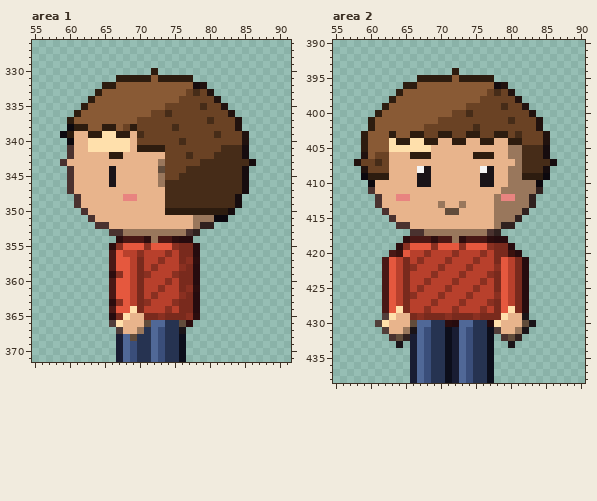
Pixel-art file: hollow-acre/2d/tools/px/ase/farmer_hoe.ase. The picture above is the old version.
432x1600 pixels, 1 frame. Colours within 5 levels of each other are drawn and written as one. Shown: area 1: x 55..91, y 326..371; area 2: x 55..90, y 390..438. The commit also changed other parts of the picture, which this record leaves out.
Now the later version:
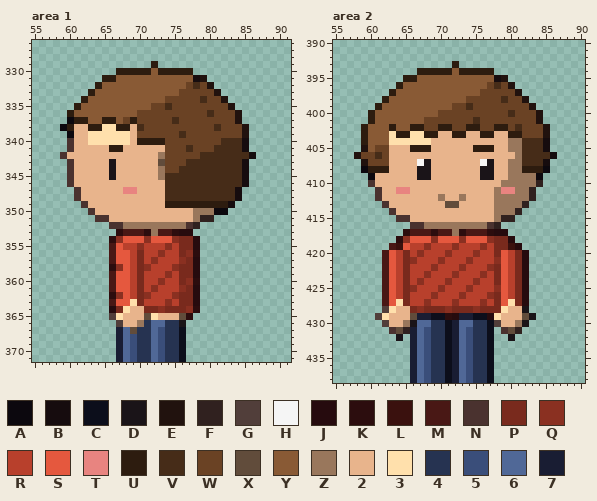
Palette (. is transparent): A #0c080e  B #160c0e  C #0c0e1b  D #1a1418  E #21120e  F #30211f  G #513e3a  H #f5f5f5  J #260b0e  K #2c0d0e  L #3a110e  M #491815  N #4a322f  P #792a1d  Q #8a3021  R #b8402c  S #e5583e  T #e88480  U #2d1c0f  V #462c18  W #6a4224  X #614c3b  Y #895a35  Z #99775c  2 #e8b48c  3 #ffe0ac  4 #263351  5 #3a4e7a  6 #506897  7 #191d33
Diff:
--- area 1, layer "sheet"
@@ x 55..91 @@
 328 .....................................
-329 .....................................
-330 .................U...................
-331 ............UUUUUYUUUUU..............
-332 ..........UUYYYYYYYYYYYBE............
-333 .........UYYYYYYYYYYYYWVWE...........
-334 ........UYYYYYYYYYYYYWWWWWE..........
-335 .......UYYYYYYYYYYYWWWWWVWWE.........
-336 ......UYYYYYYYYYYWWVWWWWWWWWE........
-337 .....UYYYYYYYYYWWWWWWWWWWVWWWE.......
-338 .....AUUYYUUYWUWWWWWVWWWWWWWWE.......
-339 ....AU22UU33UU2VWWWWWWWWWWVWWWE......
-340 .....A223333332WWWWWWVWWWWWWWWE......
-341 .....N223333332UUUUWWWWWWWWVVVB......
-342 .....N22222UU222222WWWVWWWVVVVB......
-343 ....N2222222222222ZWWWWWVVVVVVVB.....
-344 .....N22222D222222XWWWVVVVVVVVB......
-345 .....N22222D222222ZWWVVVVVVVVVB......
-346 .....N22222D222222ZVVVVVVVVVVVB......
-347 .....N2222222222222VVVVVVVVVVVB......
-348 ......N222222TT2222VVVVVVVVVVB.......
-349 ......N222222222222VVVVVVVVVVB.......
-350 .......N22222222222UUUUUUUUUB........
-351 ........N22222222222222ZZZAA.........
-352 .........NN222222222222ZFF...........
-353 ...........NNZZZZZZZZZNF.............
-354 ............KMMMKZMMKJJ..............
-355 ...........KQSSSQSSSQPPJ.............
-356 ...........MSRRQRRRQRPPJ.............
-357 ...........MSSRPRRQRRPQK.............
-358 ...........MSSRPRQRRRQPJ.............
-359 ...........KQSRPQRRRQPPJ.............
-360 ...........MSSRPRRRQRPPJ.............
-361 ...........MSSRPRRQRRPQK.............
-362 ...........MSSRPRQRRRQPJ.............
-363 ...........KQSRPQRRRQPPJ.............
-364 ...........MSS3PRRRQRPPJ.............
-365 ...........JP322PPQPPPQK.............
-366 ...........G3222X6644XK..............
-367 ............G22Z46544D...............
-368 ............76X446544C...............
+329 .................U...................
+330 ............UUUUUYUUUUU..............
+331 ..........UUYYYYYYYYYYYBE............
+332 .........UYYYYYYYYYYYYWVWE...........
+333 ........UYYYYYYYYYYYYWWWWWE..........
+334 .......UYYYYYYYYYYYWWWWWVWWE.........
+335 ......UYYYYYYYYYYWWVWWWWWWWWE........
+336 .....UYYYYYYYYYWWWWWWWWWWVWWWE.......
+337 .....AUUYYUUYWUWWWWWVWWWWWWWWE.......
+338 ....AU22UU33UU2VWWWWWWWWWWVWWWE......
+339 .....A223333332WWWWWWVWWWWWWWWE......
+340 .....N223333332UUUUWWWWWWWWVVVB......
+341 .....N22222UU222222WWWVWWWVVVVB......
+342 ....N2222222222222ZWWWWWVVVVVVVB.....
+343 .....N22222D222222XWWWVVVVVVVVB......
+344 .....N22222D222222ZWWVVVVVVVVVB......
+345 .....N22222D222222ZVVVVVVVVVVVB......
+346 .....N2222222222222VVVVVVVVVVVB......
+347 ......N222222TT2222VVVVVVVVVVB.......
+348 ......N222222222222VVVVVVVVVVB.......
+349 .......N22222222222UUUUUUUUUB........
+350 ........N22222222222222ZZZAA.........
+351 .........NN222222222222ZFF...........
+352 ...........NNZZZZZZZZZNF.............
+353 ............KMMMKZMMKJJ..............
+354 ...........KQSSSQSSSQPPJ.............
+355 ...........MSRRQRRRQRPPJ.............
+356 ...........MSSRPRRQRRPQK.............
+357 ...........MSSRPRQRRRQPJ.............
+358 ...........KQSRPQRRRQPPJ.............
+359 ...........MSSRPRRRQRPPJ.............
+360 ...........MSSRPRRQRRPQK.............
+361 ...........MSSRPRQRRRQPJ.............
+362 ...........KQSRPQRRRQPPJ.............
+363 ...........MSS3PRRRQRPPJ.............
+364 ...........JP322PPQPPPQK.............
+365 ...........G3222X3222XK..............
+366 ............G22Z46644D...............
+367 ............76X446544C...............
+368 ............765446544C...............
 369 ............765446544C...............
--- area 2, layer "sheet"
@@ x 55..90 @@
 392 ....................................
-393 ....................................
-394 .................U..................
-395 ............UUUUUYUUUUU.............
-396 ..........UUYYYYYYYYYYYBE...........
-397 .........UYYYYYYYYYYYYWVWE..........
-398 ........UYYYYYYYYYYYYWWWWWE.........
-399 .......UYYYYYYYYYYYWWWWWVWWE........
-400 ......UYYYYYYYYYYWWVWWWWWWWWE.......
-401 .....UYYYYYYYYYWWWWWWWWWWVWWWE......
-402 .....UYYYYYYYWWWWWWWVWWWWWWWWE......
-403 ....UYYYUYYUUWWUUWWUUWWUUWVWWWE.....
-404 ....UYYY3UU33UU22UU22UU22UUWWWE.....
-405 ....UYYY33333322222222222ZZVVVB.....
-406 ....EYWW222UUU222222UUU22ZZVVVB.....
-407 ...EWWVW222222222222222222ZVVVVB....
-408 ....EWWW2222HD2222222HD22ZZVVVB.....
-409 ....AUUU2222DD2222222DD22ZZUUUA.....
-410 .....A222222DD2222222DD22ZZZZA......
-411 .....N222222222222222222ZZZZZF......
-412 ......N22TT222222222222ZTTZZF.......
-413 ......N22222222Z22Z2222ZZZZZF.......
-414 .......N22222222XX22222ZZZZF........
-415 ........N22222222222222ZZZF.........
-416 .........NN222222222222ZFF..........
-417 ...........NNZZZZZZZZZNF............
-418 ..........KMMMKMMZKMMMKJJ...........
-419 .........KQSSSQSSSQSSSQPPJ..........
-420 ........MLSRRQRRRQRRRQRPPLJ.........
-421 .......MSRPRQRRRQRRRQRRPSRPJ........
-422 .......MSRPQRRRQRRRQRRRQSRPJ........
-423 .......MSRPRRRQRRRQRRRQPSRPJ........
-424 .......MSRPRRQRRRQRRRQRPSRPJ........
-425 .......MSRPRQRRRQRRRQRRPSRPJ........
-426 .......MSRPQRRRQRRRQRRRQSRPJ........
-427 .......MSRPRRRQRRRQRRRQPSRPJ........
-428 .......MS3PRRQRRRQRRRQRPS3PJ........
-429 .......G322PQPPPQPPPQPPP322D........
-430 ......G3222X6644KJ6644J3222XD.......
-431 .......G22ZD6544C76544CG22ZD........
-432 ........NXF76544C76544C.NXF.........
-433 .........D.76544C76544C..D..........
+393 .................U..................
+394 ............UUUUUYUUUUU.............
+395 ..........UUYYYYYYYYYYYBE...........
+396 .........UYYYYYYYYYYYYWVWE..........
+397 ........UYYYYYYYYYYYYWWWWWE.........
+398 .......UYYYYYYYYYYYWWWWWVWWE........
+399 ......UYYYYYYYYYYWWVWWWWWWWWE.......
+400 .....UYYYYYYYYYWWWWWWWWWWVWWWE......
+401 .....UYYYYYYYWWWWWWWVWWWWWWWWE......
+402 ....UYYYUYYUUWWUUWWUUWWUUWVWWWE.....
+403 ....UYYY3UU33UU22UU22UU22UUWWWE.....
+404 ....UYYY33333322222222222ZZVVVB.....
+405 ....EYWW222UUU222222UUU22ZZVVVB.....
+406 ...EWWVW222222222222222222ZVVVVB....
+407 ....EWWW2222HD2222222HD22ZZVVVB.....
+408 ....AUUU2222DD2222222DD22ZZUUUA.....
+409 .....A222222DD2222222DD22ZZZZA......
+410 .....N222222222222222222ZZZZZF......
+411 ......N22TT222222222222ZTTZZF.......
+412 ......N22222222Z22Z2222ZZZZZF.......
+413 .......N22222222XX22222ZZZZF........
+414 ........N22222222222222ZZZF.........
+415 .........NN222222222222ZFF..........
+416 ...........NNZZZZZZZZZNF............
+417 ..........KMMMKMMZKMMMKJJ...........
+418 .........KQSSSQSSSQSSSQPPJ..........
+419 ........MLSRRQRRRQRRRQRPPLJ.........
+420 .......MSRPRQRRRQRRRQRRPSRPJ........
+421 .......MSRPQRRRQRRRQRRRQSRPJ........
+422 .......MSRPRRRQRRRQRRRQPSRPJ........
+423 .......MSRPRRQRRRQRRRQRPSRPJ........
+424 .......MSRPRQRRRQRRRQRRPSRPJ........
+425 .......MSRPQRRRQRRRQRRRQSRPJ........
+426 .......MSRPRRRQRRRQRRRQPSRPJ........
+427 .......MS3PRRQRRRQRRRQRPS3PJ........
+428 .......G322PQPPPQPPPQPPP322D........
+429 ......G3222X77CCKJ77CCJ3222XD.......
+430 .......G22ZD6644C76644CG22ZD........
+431 ........NXF76544C76544C.NXF.........
+432 .........D.76544C76544C..D..........
+433 ...........76544C76544C.............
 434 ...........76544C76544C.............
Pixel boxes of the changes (left, top, right, bottom) in both pictures:
changed: (60, 61, 256, 341)
changed: (354, 61, 557, 348)
